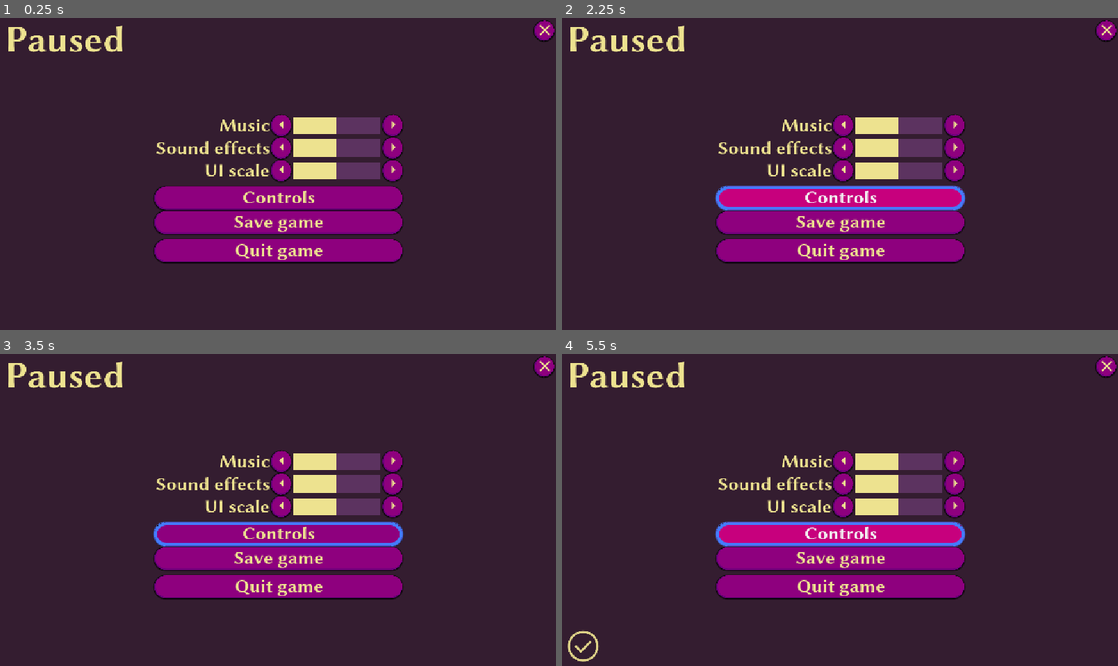
Above: before the commit, frames 1-4 (two rows, left to right).
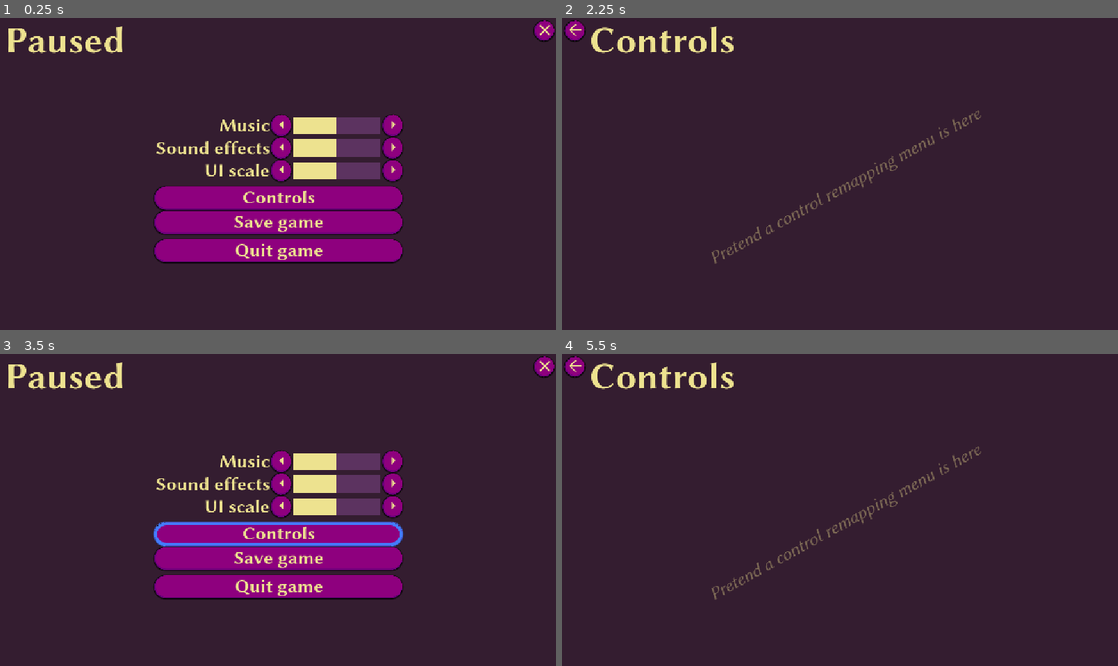
Above: after the commit, the same moments.

Repository: proximadams/Good-UI-Demo
Game: Godot game, scene res://scenes/pause_menu.tscn
Same seed, same stepped clock (60 frames per second), same inputs: the game is played once before the commit and once after it.
Inputs (mouse positions are in pixels of both pictures, inside the frame that each line leads up to):
- Up to frame 1 (0.25 s): no input
- Up to frame 2 (2.25 s): click (840, 124) at 0.52 s; click (956, 124) at 1.27 s; click "Controls" at 2 s
- Up to frame 3 (3.5 s): click (11, 366) at 2.77 s
- Up to frame 4 (5.5 s): click "Save game" at 3.5 s; move the mouse to (962, 494) at 4.27 s; hold Right (ui_right) 4.28-5.03 s; click (962, 494) at 4.42 s; tap Enter at 5 s; move the mouse to (728, 525) at 5.02 s; hold Down (ui_down) from 5.03 s (still down); click (728, 525) at 5.17 s

The runs differ from the first frame. In frame 1, 0.3% of the frame differs, in the area x 1-22%, y 2-12%; in frame 2, 17%; in frame 3, 0.3%; in frame 4, 17%, in the area x 0-100%, y 0-99%.

Commit message:
controls button opens controls menu mock

Diff:
--- a/scenes/pause_menu.tscn
+++ b/scenes/pause_menu.tscn
@@ -9,6 +9,8 @@
 [ext_resource type="Script" uid="uid://da7jefir6mcf6" path="res://scenes/holdable_slider_button.gd" id="7_1s2dm"]
 [ext_resource type="Texture2D" uid="uid://imsyay3k7dwu" path="res://themes/icons/check_circle_240dp_EDE28F_FILL0_wght400_GRAD0_opsz48.svg" id="8_88e76"]
 [ext_resource type="Texture2D" uid="uid://djshwp2x6prdf" path="res://themes/icons/save_240dp_EDE28F_FILL0_wght400_GRAD0_opsz48.svg" id="9_knqa7"]
+[ext_resource type="Texture2D" uid="uid://b25dj2eg2i520" path="res://themes/icons/arrow_back_240dp_EDE28F_FILL0_wght400_GRAD0_opsz48.svg" id="10_71k7c"]
+[ext_resource type="FontFile" uid="uid://c4u0gv4ake8a0" path="res://themes/fonts/LibertinusSans-Italic.ttf" id="11_cmnsq"]
 
 [sub_resource type="Animation" id="Animation_knqa7"]
 resource_name = "alert"
@@ -81,19 +83,25 @@
 grow_vertical = 2
 theme = ExtResource("2_myx47")
 script = ExtResource("2_5d2l8")
-sliderArr = [NodePath("CentreControls/VBoxContainer/MusicHBoxContainer/HSlider"), NodePath("CentreControls/VBoxContainer/SoundEffectsHBoxContainer/HSlider"), NodePath("CentreControls/VBoxContainer/UiScaleHBoxContainer/UiScaleHSlider")]
-scalableControls = [NodePath("LabelPaused"), NodePath("ButtonClose"), NodePath("CentreControls"), NodePath("GameSavedAlert")]
-scalableWindow = NodePath("QuitConfirmation/ConfirmationDialog")
-
-[node name="LabelPaused" type="Label" parent="."]
+sliderArr = [NodePath("Level1Options/CentreControls/VBoxContainer/MusicHBoxContainer/HSlider"), NodePath("Level1Options/CentreControls/VBoxContainer/SoundEffectsHBoxContainer/HSlider"), NodePath("Level1Options/CentreControls/VBoxContainer/UiScaleHBoxContainer/UiScaleHSlider")]
+scalableControls = [NodePath("Level1Options/LabelPaused"), NodePath("Level1Options/ButtonClose"), NodePath("Level1Options/CentreControls"), NodePath("Level1Options/GameSavedAlert"), NodePath("Level2Controls/LabelControls"), NodePath("Level2Controls/ButtonBack"), NodePath("Level2Controls/MockTextHolder")]
+scalableWindow = NodePath("Level1Options/QuitConfirmation/ConfirmationDialog")
+
+[node name="Level1Options" type="Control" parent="."]
+anchors_preset = 0
+offset_right = 40.0
+offset_bottom = 40.0
+
+[node name="LabelPaused" type="Label" parent="Level1Options"]
 layout_mode = 2
 offset_left = 10.0
 offset_right = 423.0
 offset_bottom = 147.0
+pivot_offset = Vector2(0, 5)
 theme = ExtResource("1_n87rw")
 text = "Paused"
 
-[node name="ButtonDefaultFocus" type="Button" parent="."]
+[node name="ButtonDefaultFocus" type="Button" parent="Level1Options"]
 modulate = Color(1, 1, 1, 0)
 layout_mode = 0
 offset_right = 8.0
@@ -105,13 +113,13 @@
 focus_next = NodePath("../ButtonClose")
 focus_previous = NodePath("../CentreControls/VBoxContainer/QuitGameButton")
 
-[node name="ButtonClose" type="Button" parent="."]
+[node name="ButtonClose" type="Button" parent="Level1Options"]
 layout_mode = 2
 anchor_left = 1.0
 anchor_right = 1.0
-offset_left = -74.0
+offset_left = 1038.0
 offset_top = 5.0
-offset_right = -5.0
+offset_right = 1107.0
 offset_bottom = 74.0
 grow_horizontal = 0
 pivot_offset = Vector2(69, 0)
@@ -121,17 +129,21 @@
 mouse_default_cursor_shape = 2
 icon = ExtResource("3_kukqi")
 
-[node name="CentreControls" type="Control" parent="."]
+[node name="CentreControls" type="Control" parent="Level1Options"]
 layout_mode = 1
 anchors_preset = 8
 anchor_left = 0.5
 anchor_top = 0.5
 anchor_right = 0.5
 anchor_bottom = 0.5
-grow_horizontal = 2
-grow_vertical = 2
-
-[node name="VBoxContainer" type="VBoxContainer" parent="CentreControls"]
+offset_left = 556.0
+offset_top = 304.0
+offset_right = 556.0
+offset_bottom = 304.0
+grow_horizontal = 2
+grow_vertical = 2
+
+[node name="VBoxContainer" type="VBoxContainer" parent="Level1Options/CentreControls"]
 layout_mode = 2
 anchor_left = 0.5
 anchor_top = 0.5
@@ -144,17 +156,17 @@
 grow_horizontal = 2
 grow_vertical = 2
 
-[node name="MusicHBoxContainer" type="HBoxContainer" parent="CentreControls/VBoxContainer"]
+[node name="MusicHBoxContainer" type="HBoxContainer" parent="Level1Options/CentreControls/VBoxContainer"]
 layout_mode = 2
 size_flags_horizontal = 4
 
-[node name="Label" type="Label" parent="CentreControls/VBoxContainer/MusicHBoxContainer"]
+[node name="Label" type="Label" parent="Level1Options/CentreControls/VBoxContainer/MusicHBoxContainer"]
 custom_minimum_size = Vector2(400, 0)
 layout_mode = 2
 text = "Music"
 horizontal_alignment = 2
 
-[node name="ButtonLess" type="Button" parent="CentreControls/VBoxContainer/MusicHBoxContainer" node_paths=PackedStringArray("slider")]
+[node name="ButtonLess" type="Button" parent="Level1Options/CentreControls/VBoxContainer/MusicHBoxContainer" node_paths=PackedStringArray("slider")]
 layout_mode = 2
 tooltip_text = "Decrease."
 focus_neighbor_left = NodePath(".")
@@ -164,10 +176,10 @@
 script = ExtResource("7_1s2dm")
 slider = NodePath("../HSlider")
 
-[node name="MarginContainer" type="MarginContainer" parent="CentreControls/VBoxContainer/MusicHBoxContainer"]
-layout_mode = 2
-
-[node name="HSlider" type="HSlider" parent="CentreControls/VBoxContainer/MusicHBoxContainer"]
+[node name="MarginContainer" type="MarginContainer" parent="Level1Options/CentreControls/VBoxContainer/MusicHBoxContainer"]
+layout_mode = 2
+
+[node name="HSlider" type="HSlider" parent="Level1Options/CentreControls/VBoxContainer/MusicHBoxContainer"]
 custom_minimum_size = Vector2(300, 0)
 layout_mode = 2
 size_flags_vertical = 4
@@ -178,10 +190,10 @@
 step = 5.0
 value = 50.0
 
-[node name="MarginContainer2" type="MarginContainer" parent="CentreControls/VBoxContainer/MusicHBoxContainer"]
-layout_mode = 2
-
-[node name="ButtonMore" type="Button" parent="CentreControls/VBoxContainer/MusicHBoxContainer" node_paths=PackedStringArray("slider")]
+[node name="MarginContainer2" type="MarginContainer" parent="Level1Options/CentreControls/VBoxContainer/MusicHBoxContainer"]
+layout_mode = 2
+
+[node name="ButtonMore" type="Button" parent="Level1Options/CentreControls/VBoxContainer/MusicHBoxContainer" node_paths=PackedStringArray("slider")]
 layout_mode = 2
 tooltip_text = "Increase."
 focus_neighbor_left = NodePath("../ButtonLess")
@@ -190,17 +202,17 @@
 script = ExtResource("7_1s2dm")
 slider = NodePath("../HSlider")
 
-[node name="SoundEffectsHBoxContainer" type="HBoxContainer" parent="CentreControls/VBoxContainer"]
+[node name="SoundEffectsHBoxContainer" type="HBoxContainer" parent="Level1Options/CentreControls/VBoxContainer"]
 layout_mode = 2
 size_flags_horizontal = 4
 
-[node name="Label" type="Label" parent="CentreControls/VBoxContainer/SoundEffectsHBoxContainer"]
+[node name="Label" type="Label" parent="Level1Options/CentreControls/VBoxContainer/SoundEffectsHBoxContainer"]
 custom_minimum_size = Vector2(400, 0)
 layout_mode = 2
 text = "Sound effects"
 horizontal_alignment = 2
 
-[node name="ButtonLess" type="Button" parent="CentreControls/VBoxContainer/SoundEffectsHBoxContainer" node_paths=PackedStringArray("slider")]
+[node name="ButtonLess" type="Button" parent="Level1Options/CentreControls/VBoxContainer/SoundEffectsHBoxContainer" node_paths=PackedStringArray("slider")]
 layout_mode = 2
 tooltip_text = "Decrease."
 focus_neighbor_left = NodePath(".")
@@ -210,10 +222,10 @@
 script = ExtResource("7_1s2dm")
 slider = NodePath("../HSlider")
 
-[node name="MarginContainer" type="MarginContainer" parent="CentreControls/VBoxContainer/SoundEffectsHBoxContainer"]
-layout_mode = 2
-
-[node name="HSlider" type="HSlider" parent="CentreControls/VBoxContainer/SoundEffectsHBoxContainer"]
+[node name="MarginContainer" type="MarginContainer" parent="Level1Options/CentreControls/VBoxContainer/SoundEffectsHBoxContainer"]
+layout_mode = 2
+
+[node name="HSlider" type="HSlider" parent="Level1Options/CentreControls/VBoxContainer/SoundEffectsHBoxContainer"]
 custom_minimum_size = Vector2(300, 0)
 layout_mode = 2
 size_flags_vertical = 4
@@ -224,10 +236,10 @@
 step = 5.0
 value = 50.0
 
-[node name="MarginContainer2" type="MarginContainer" parent="CentreControls/VBoxContainer/SoundEffectsHBoxContainer"]
-layout_mode = 2
-
-[node name="ButtonMore" type="Button" parent="CentreControls/VBoxContainer/SoundEffectsHBoxContainer" node_paths=PackedStringArray("slider")]
+[node name="MarginContainer2" type="MarginContainer" parent="Level1Options/CentreControls/VBoxContainer/SoundEffectsHBoxContainer"]
+layout_mode = 2
+
+[node name="ButtonMore" type="Button" parent="Level1Options/CentreControls/VBoxContainer/SoundEffectsHBoxContainer" node_paths=PackedStringArray("slider")]
 layout_mode = 2
 tooltip_text = "Increase."
 focus_neighbor_left = NodePath("../ButtonLess")
@@ -236,17 +248,17 @@
 script = ExtResource("7_1s2dm")
 slider = NodePath("../HSlider")
 
-[node name="UiScaleHBoxContainer" type="HBoxContainer" parent="CentreControls/VBoxContainer"]
+[node name="UiScaleHBoxContainer" type="HBoxContainer" parent="Level1Options/CentreControls/VBoxContainer"]
 layout_mode = 2
 size_flags_horizontal = 4
 
-[node name="Label" type="Label" parent="CentreControls/VBoxContainer/UiScaleHBoxContainer"]
+[node name="Label" type="Label" parent="Level1Options/CentreControls/VBoxContainer/UiScaleHBoxContainer"]
 custom_minimum_size = Vector2(400, 0)
 layout_mode = 2
 text = "UI scale"
 horizontal_alignment = 2
 
-[node name="ButtonLess" type="Button" parent="CentreControls/VBoxContainer/UiScaleHBoxContainer" node_paths=PackedStringArray("slider")]
+[node name="ButtonLess" type="Button" parent="Level1Options/CentreControls/VBoxContainer/UiScaleHBoxContainer" node_paths=PackedStringArray("slider")]
 layout_mode = 2
 tooltip_text = "Decrease."
 focus_neighbor_left = NodePath(".")
@@ -256,10 +268,10 @@
 script = ExtResource("7_1s2dm")
 slider = NodePath("../UiScaleHSlider")
 
-[node name="MarginContainer" type="MarginContainer" parent="CentreControls/VBoxContainer/UiScaleHBoxContainer"]
-layout_mode = 2
-
-[node name="UiScaleHSlider" type="HSlider" parent="CentreControls/VBoxContainer/UiScaleHBoxContainer"]
+[node name="MarginContainer" type="MarginContainer" parent="Level1Options/CentreControls/VBoxContainer/UiScaleHBoxContainer"]
+layout_mode = 2
+
+[node name="UiScaleHSlider" type="HSlider" parent="Level1Options/CentreControls/VBoxContainer/UiScaleHBoxContainer"]
 custom_minimum_size = Vector2(300, 0)
 layout_mode = 2
 size_flags_vertical = 4
@@ -270,10 +282,10 @@
 step = 5.0
 value = 50.0
 
-[node name="MarginContainer2" type="MarginContainer" parent="CentreControls/VBoxContainer/UiScaleHBoxContainer"]
-layout_mode = 2
-
-[node name="ButtonMore" type="Button" parent="CentreControls/VBoxContainer/UiScaleHBoxContainer" node_paths=PackedStringArray("slider")]
+[node name="MarginContainer2" type="MarginContainer" parent="Level1Options/CentreControls/VBoxContainer/UiScaleHBoxContainer"]
+layout_mode = 2
+
+[node name="ButtonMore" type="Button" parent="Level1Options/CentreControls/VBoxContainer/UiScaleHBoxContainer" node_paths=PackedStringArray("slider")]
 layout_mode = 2
 tooltip_text = "Increase."
 focus_neighbor_left = NodePath("../ButtonLess")
@@ -282,29 +294,29 @@
 script = ExtResource("7_1s2dm")
 slider = NodePath("../UiScaleHSlider")
 
-[node name="MarginContainer" type="MarginContainer" parent="CentreControls/VBoxContainer"]
+[node name="MarginContainer" type="MarginContainer" parent="Level1Options/CentreControls/VBoxContainer"]
 custom_minimum_size = Vector2(0, 10)
 layout_mode = 2
 
-[node name="ControlsButton" type="Button" parent="CentreControls/VBoxContainer"]
+[node name="ControlsButton" type="Button" parent="Level1Options/CentreControls/VBoxContainer"]
 layout_mode = 2
 tooltip_text = "Change the game's controls."
 focus_neighbor_left = NodePath(".")
 mouse_default_cursor_shape = 2
 text = "Controls"
 
-[node name="SaveGameButton" type="Button" parent="CentreControls/VBoxContainer"]
+[node name="SaveGameButton" type="Button" parent="Level1Options/CentreControls/VBoxContainer"]
 layout_mode = 2
 tooltip_text = "Save your progress."
 focus_neighbor_left = NodePath(".")
 mouse_default_cursor_shape = 2
 text = "Save game"
 
-[node name="MarginContainer2" type="MarginContainer" parent="CentreControls/VBoxContainer"]
+[node name="MarginContainer2" type="MarginContainer" parent="Level1Options/CentreControls/VBoxContainer"]
 custom_minimum_size = Vector2(0, 10)
 layout_mode = 2
 
-[node name="QuitGameButton" type="Button" parent="CentreControls/VBoxContainer"]
+[node name="QuitGameButton" type="Button" parent="Level1Options/CentreControls/VBoxContainer"]
 layout_mode = 2
 tooltip_text = "Exit the game."
 focus_neighbor_left = NodePath(".")
@@ -312,14 +324,16 @@
 mouse_default_cursor_shape = 2
 text = "Quit game"
 
-[node name="GameSavedAlert" type="Control" parent="."]
+[node name="GameSavedAlert" type="Control" parent="Level1Options"]
 layout_mode = 1
 anchors_preset = 2
 anchor_top = 1.0
 anchor_bottom = 1.0
+offset_top = 608.0
+offset_bottom = 608.0
 grow_vertical = 0
 
-[node name="Save" type="TextureRect" parent="GameSavedAlert"]
+[node name="Save" type="TextureRect" parent="Level1Options/GameSavedAlert"]
 modulate = Color(1, 1, 1, 0)
 layout_mode = 0
 offset_left = 8.0
@@ -328,7 +342,7 @@
 offset_bottom = -8.0
 texture = ExtResource("9_knqa7")
 
-[node name="Check" type="TextureRect" parent="GameSavedAlert"]
+[node name="Check" type="TextureRect" parent="Level1Options/GameSavedAlert"]
 modulate = Color(1, 1, 1, 0)
 layout_mode = 0
 offset_left = 8.0
@@ -337,22 +351,26 @@
 offset_bottom = -8.0
 texture = ExtResource("8_88e76")
 
-[node name="AnimationPlayer" type="AnimationPlayer" parent="GameSavedAlert"]
+[node name="AnimationPlayer" type="AnimationPlayer" parent="Level1Options/GameSavedAlert"]
 libraries = {
 &"": SubResource("AnimationLibrary_71k7c")
 }
 
-[node name="QuitConfirmation" type="Control" parent="."]
+[node name="QuitConfirmation" type="Control" parent="Level1Options"]
 layout_mode = 1
 anchors_preset = 8
 anchor_left = 0.5
 anchor_top = 0.5
 anchor_right = 0.5
 anchor_bottom = 0.5
-grow_horizontal = 2
-grow_vertical = 2
-
-[node name="ColorRect" type="ColorRect" parent="QuitConfirmation"]
+offset_left = 556.0
+offset_top = 304.0
+offset_right = 556.0
+offset_bottom = 304.0
+grow_horizontal = 2
+grow_vertical = 2
+
+[node name="ColorRect" type="ColorRect" parent="Level1Options/QuitConfirmation"]
 visible = false
 clip_contents = true
 layout_mode = 1
@@ -369,7 +387,7 @@
 grow_vertical = 2
 color = Color(0, 0, 0, 0)
 
-[node name="ConfirmationDialog" type="ConfirmationDialog" parent="QuitConfirmation"]
+[node name="ConfirmationDialog" type="ConfirmationDialog" parent="Level1Options/QuitConfirmation"]
 title = ""
 position = Vector2i(400, 300)
 size = Vector2i(368, 163)
@@ -377,17 +395,101 @@
 dialog_text = " Quit game? "
 cancel_button_text = "  No  "
 
-[connection signal="ready" from="ButtonDefaultFocus" to="ButtonDefaultFocus" method="grab_focus"]
-[connection signal="pressed" from="ButtonClose" to="." method="queue_free"]
-[connection signal="pressed" from="CentreControls/VBoxContainer/MusicHBoxContainer/ButtonLess" to="." method="_incdec_slider" binds= [0, false]]
-[connection signal="pressed" from="CentreControls/VBoxContainer/MusicHBoxContainer/ButtonMore" to="." method="_incdec_slider" binds= [0, true]]
-[connection signal="pressed" from="CentreControls/VBoxContainer/SoundEffectsHBoxContainer/ButtonLess" to="." method="_incdec_slider" binds= [1, false]]
-[connection signal="pressed" from="CentreControls/VBoxContainer/SoundEffectsHBoxContainer/ButtonMore" to="." method="_incdec_slider" binds= [1, true]]
-[connection signal="pressed" from="CentreControls/VBoxContainer/UiScaleHBoxContainer/ButtonLess" to="." method="_incdec_slider" binds= [2, false]]
-[connection signal="pressed" from="CentreControls/VBoxContainer/UiScaleHBoxContainer/ButtonMore" to="." method="_incdec_slider" binds= [2, true]]
-[connection signal="pressed" from="CentreControls/VBoxContainer/SaveGameButton" to="GameSavedAlert/AnimationPlayer" method="play" binds= ["alert"]]
-[connection signal="pressed" from="CentreControls/VBoxContainer/SaveGameButton" to="GameSavedAlert/AnimationPlayer" method="seek" binds= [0.0]]
-[connection signal="pressed" from="CentreControls/VBoxContainer/QuitGameButton" to="QuitConfirmation/ConfirmationDialog" method="popup"]
-[connection signal="pressed" from="CentreControls/VBoxContainer/QuitGameButton" to="QuitConfirmation/ColorRect" method="set_visible" binds= [true]]
-[connection signal="canceled" from="QuitConfirmation/ConfirmationDialog" to="QuitConfirmation/ColorRect" method="set_visible" binds= [false]]
-[connection signal="confirmed" from="QuitConfirmation/ConfirmationDialog" to="." method="quit_game"]
+[node name="Level2Controls" type="Control" parent="."]
+visible = false
+layout_mode = 1
+anchors_preset = 15
+anchor_right = 1.0
+anchor_bottom = 1.0
+grow_horizontal = 2
+grow_vertical = 2
+
+[node name="LabelControls" type="Label" parent="Level2Controls"]
+offset_left = 90.0
+offset_right = 593.0
+offset_bottom = 147.0
+pivot_offset = Vector2(-85, 5)
+theme = ExtResource("1_n87rw")
+text = "Controls"
+
+[node name="ButtonDefaultFocus" type="Button" parent="Level2Controls"]
+modulate = Color(1, 1, 1, 0)
+offset_right = 8.0
+offset_bottom = 8.0
+focus_neighbor_left = NodePath("../ButtonBack")
+focus_neighbor_top = NodePath("../ButtonBack")
+focus_neighbor_right = NodePath("../ButtonBack")
+focus_neighbor_bottom = NodePath("../ButtonBack")
+focus_next = NodePath("../ButtonBack")
+focus_previous = NodePath("../ButtonBack")
+
+[node name="ButtonBack" type="Button" parent="Level2Controls"]
+layout_mode = 1
+offset_left = 5.0
+offset_top = 5.0
+offset_right = 74.0
+offset_bottom = 74.0
+tooltip_text = "Close the pause menu."
+focus_neighbor_left = NodePath(".")
+focus_neighbor_top = NodePath(".")
+focus_neighbor_right = NodePath(".")
+focus_neighbor_bottom = NodePath(".")
+focus_next = NodePath(".")
+focus_previous = NodePath(".")
+mouse_default_cursor_shape = 2
+icon = ExtResource("10_71k7c")
+
+[node name="MockTextHolder" type="Control" parent="Level2Controls"]
+layout_mode = 1
+anchors_preset = 8
+anchor_left = 0.5
+anchor_top = 0.5
+anchor_right = 0.5
+anchor_bottom = 0.5
+grow_horizontal = 2
+grow_vertical = 2
+
+[node name="LabelMock" type="Label" parent="Level2Controls/MockTextHolder"]
+modulate = Color(1, 1, 1, 0.392157)
+layout_mode = 1
+anchors_preset = 8
+anchor_left = 0.5
+anchor_top = 0.5
+anchor_right = 0.5
+anchor_bottom = 0.5
+offset_left = -484.0
+offset_top = 227.0
+offset_right = 575.0
+offset_bottom = 378.0
+grow_horizontal = 2
+grow_vertical = 2
+rotation = -0.502655
+theme = ExtResource("1_n87rw")
+theme_override_fonts/font = ExtResource("11_cmnsq")
+theme_override_font_sizes/font_size = 64
+text = "Pretend a control remapping menu is here"
+horizontal_alignment = 1
+vertical_alignment = 1
+
+[connection signal="tree_entered" from="Level1Options" to="Level1Options" method="set_visible" binds= [true]]
+[connection signal="ready" from="Level1Options/ButtonDefaultFocus" to="Level1Options/ButtonDefaultFocus" method="grab_focus"]
+[connection signal="pressed" from="Level1Options/ButtonClose" to="." method="queue_free"]
+[connection signal="pressed" from="Level1Options/CentreControls/VBoxContainer/MusicHBoxContainer/ButtonLess" to="." method="_incdec_slider" binds= [0, false]]
+[connection signal="pressed" from="Level1Options/CentreControls/VBoxContainer/MusicHBoxContainer/ButtonMore" to="." method="_incdec_slider" binds= [0, true]]
+[connection signal="pressed" from="Level1Options/CentreControls/VBoxContainer/SoundEffectsHBoxContainer/ButtonLess" to="." method="_incdec_slider" binds= [1, false]]
+[connection signal="pressed" from="Level1Options/CentreControls/VBoxContainer/SoundEffectsHBoxContainer/ButtonMore" to="." method="_incdec_slider" binds= [1, true]]
+[connection signal="pressed" from="Level1Options/CentreControls/VBoxContainer/UiScaleHBoxContainer/ButtonLess" to="." method="_incdec_slider" binds= [2, false]]
+[connection signal="pressed" from="Level1Options/CentreControls/VBoxContainer/UiScaleHBoxContainer/ButtonMore" to="." method="_incdec_slider" binds= [2, true]]
+[connection signal="pressed" from="Level1Options/CentreControls/VBoxContainer/ControlsButton" to="Level2Controls/ButtonDefaultFocus" method="grab_focus"]
+[connection signal="pressed" from="Level1Options/CentreControls/VBoxContainer/ControlsButton" to="Level2Controls" method="set_visible" binds= [true]]
+[connection signal="pressed" from="Level1Options/CentreControls/VBoxContainer/ControlsButton" to="Level1Options" method="set_visible" binds= [false]]
+[connection signal="pressed" from="Level1Options/CentreControls/VBoxContainer/SaveGameButton" to="Level1Options/GameSavedAlert/AnimationPlayer" method="play" binds= ["alert"]]
+[connection signal="pressed" from="Level1Options/CentreControls/VBoxContainer/SaveGameButton" to="Level1Options/GameSavedAlert/AnimationPlayer" method="seek" binds= [0.0]]
+[connection signal="pressed" from="Level1Options/CentreControls/VBoxContainer/QuitGameButton" to="Level1Options/QuitConfirmation/ConfirmationDialog" method="popup"]
+[connection signal="pressed" from="Level1Options/CentreControls/VBoxContainer/QuitGameButton" to="Level1Options/QuitConfirmation/ColorRect" method="set_visible" binds= [true]]
+[connection signal="canceled" from="Level1Options/QuitConfirmation/ConfirmationDialog" to="Level1Options/QuitConfirmation/ColorRect" method="set_visible" binds= [false]]
+[connection signal="confirmed" from="Level1Options/QuitConfirmation/ConfirmationDialog" to="." method="quit_game"]
+[connection signal="tree_entered" from="Level2Controls" to="Level2Controls" method="set_visible" binds= [false]]
+[connection signal="pressed" from="Level2Controls/ButtonBack" to="Level1Options/CentreControls/VBoxContainer/ControlsButton" method="grab_focus"]
+[connection signal="pressed" from="Level2Controls/ButtonBack" to="Level2Controls" method="set_visible" binds= [false]]
+[connection signal="pressed" from="Level2Controls/ButtonBack" to="Level1Options" method="set_visible" binds= [true]]
--- /dev/null
+++ b/themes/icons/arrow_back_240dp_EDE28F_FILL0_wght400_GRAD0_opsz48.svg
@@ -0,0 +1 @@
+<svg xmlns="http://www.w3.org/2000/svg" height="64px" viewBox="0 -960 960 960" width="64px" fill="#ede28f"><path d="m274-450 248 248-42 42-320-320 320-320 42 42-248 248h526v60H274Z"/></svg>
Not shown: 1 places in scenes/pause_menu.tscn that only renumber resources
Not shown, added: themes/icons/arrow_back_240dp_EDE28F_FILL0_wght400_GRAD0_opsz48.svg.import
